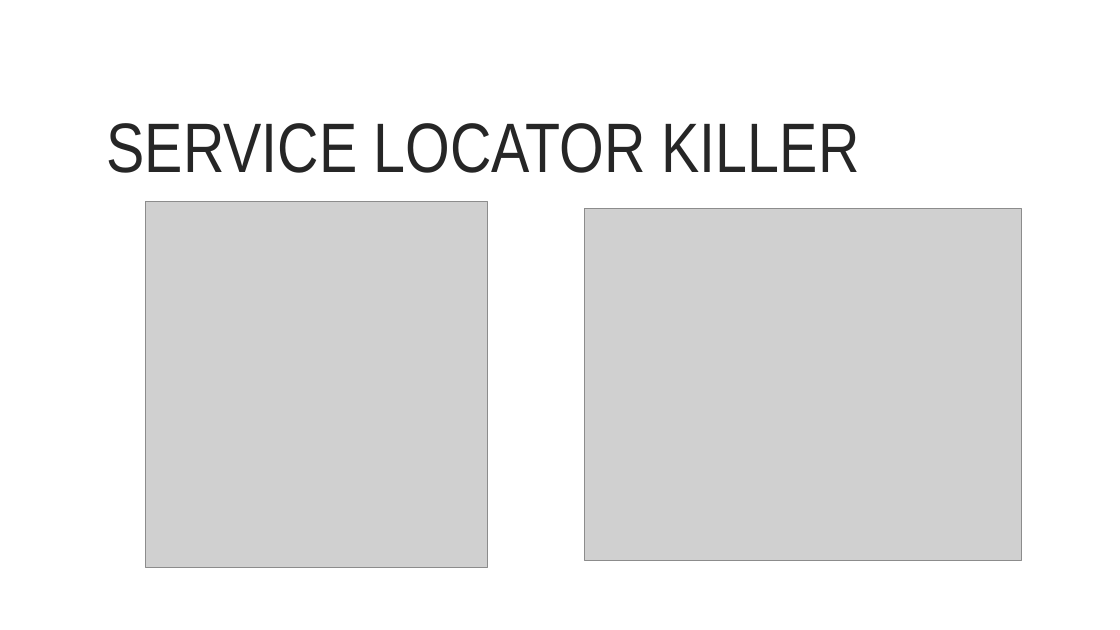
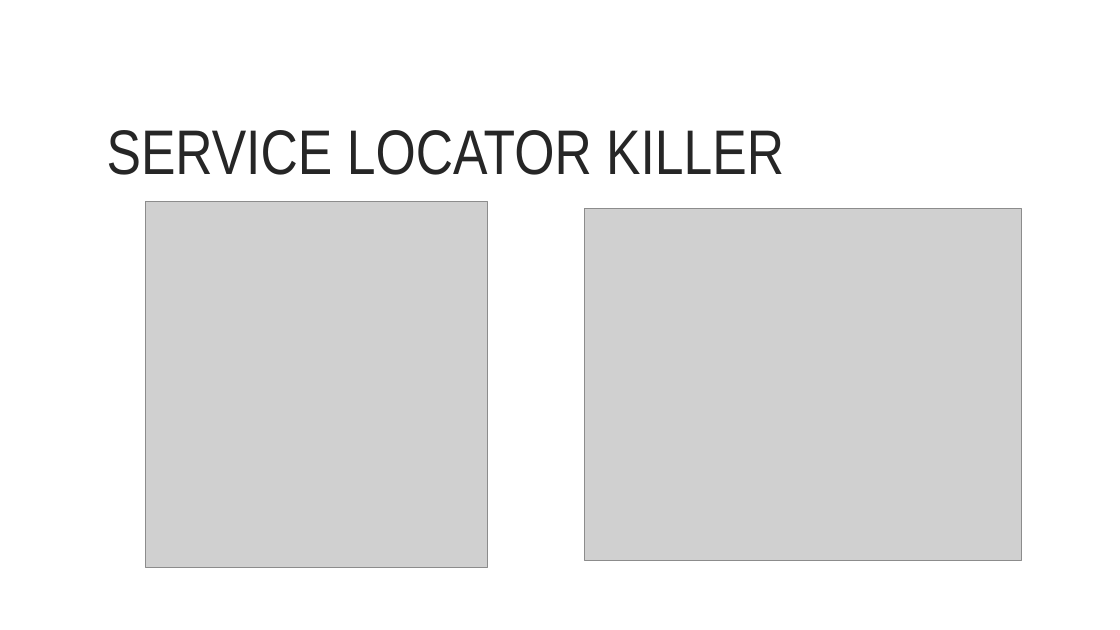
Before and after one commit to kugushev/presentations, a slide deck: slide 5 of P.pptx. Drawn at 1120x630 pixels with LibreOffice and Linux fonts; fonts in the diff are those of the drawing; grey boxes stand for pictures; background and template pictures are left out. Boxes give left, top, right and bottom in pixels: in the first picture for what was removed or moved away, otherwise in the second. Text is boxed around its words. In the diff, an @@ line names an element or a change of style, - is before the commit and + after.

```diff
--- a/P.pptx
+++ b/P.pptx
@@ title "SERVICE LOCATOR KILLER" at (107, 130, 784, 175): size 60 to 54 pt @@
```
Also in this commit, not shown: 19 other slides changed, 11 other files.
